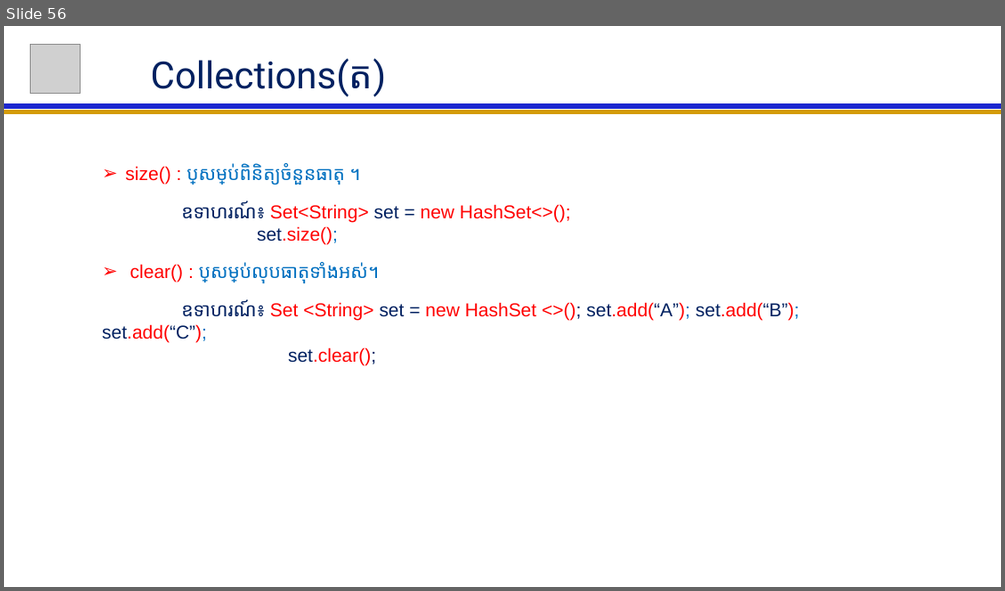
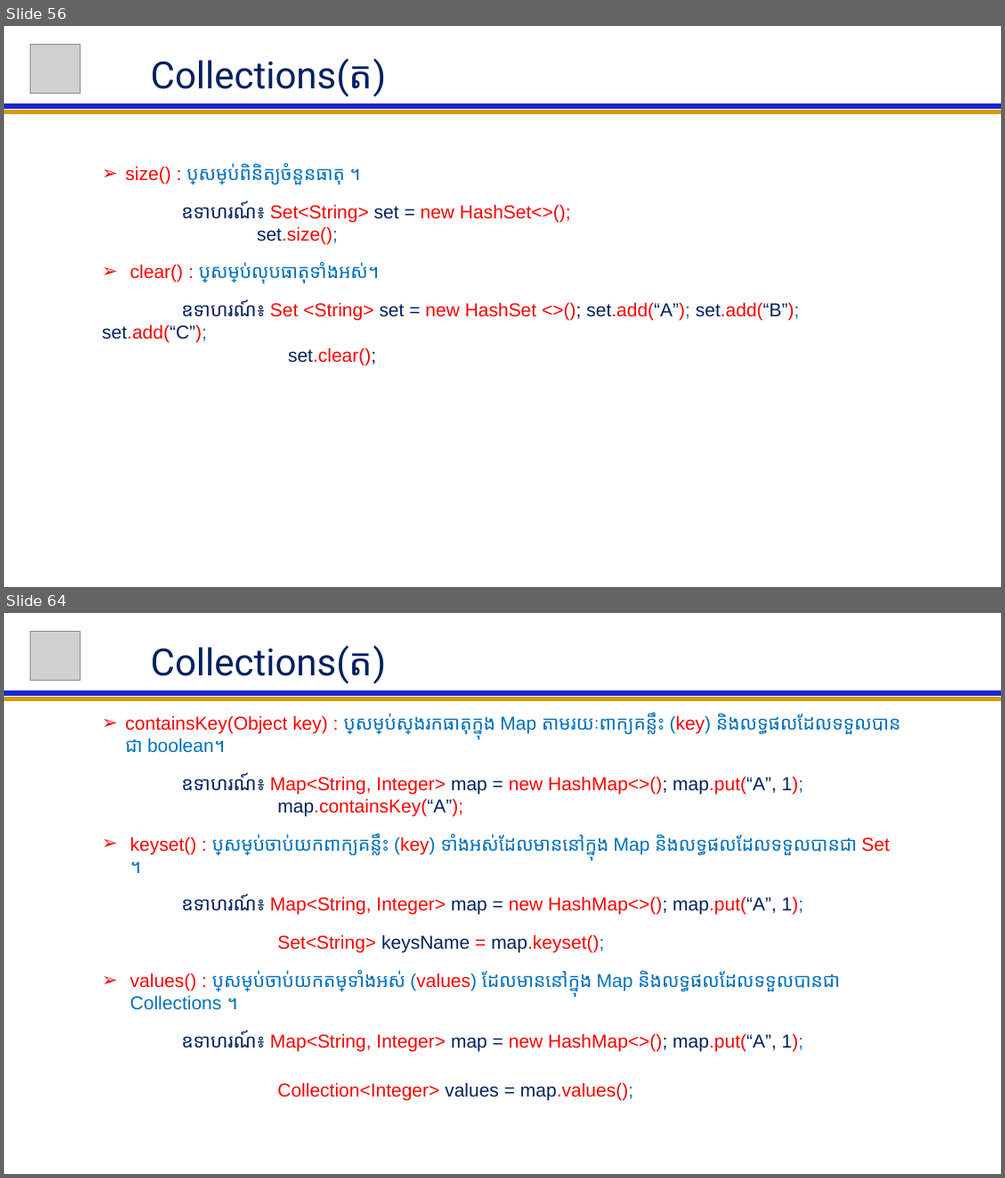
Before and after one commit to NGOUNCHHENGHY/ACLEDA-Java-For-Beginer, a slide deck: Java For Beginer Lession.pptx. Shown one above the other, each under a label of ours: slide 56 before the commit, slides 56 and 64 after it; the slides between them are not shown. The pictures are 1005x591 and 1005x1178 pixels, drawn with LibreOffice and Linux fonts; fonts in the diff are those of the drawing; grey boxes stand for pictures. Boxes give left, top, right and bottom in pixels: in the first picture for what was removed or moved away, otherwise in the second. Text is boxed around its words. In the diff, an @@ line names an element or a change of style, - is before the commit and + after.

```diff
--- a/Java For Beginer Lession.pptx
+++ b/Java For Beginer Lession.pptx
@@ slide 64 added at (4,613,1001,1174), background #FFFFFF @@
@@ picture added at (31,631,81,681) @@
@@ title added at (151,645,386,684), 36 pt, text #002060 @@
+Collections(ត)
@@ line added from (4, 699) to (1001, 699), #D49B06 4.5 pt @@
@@ line added from (4, 693) to (1001, 693), #1C27CF 4.5 pt @@
@@ subtitle added at (125,712,900,1101), 18 pt, text #0070C0 @@
+  ➢ containsKey(Object key) : ប្រើសម្រាប់ស្វែងរកធាតុក្នុង Map តាមរយៈពាក្យគន្លឹះ (key) និងលទ្ធផលដែលទទួលបានជា boolean។
+  ឧទាហរណ៍៖ Map<String, Integer> map = new HashMap<>(); map.put(“A”, 1);
+  map.containsKey(“A”);
+  ➢ keyset() : ប្រើសម្រាប់ចាប់យកពាក្យគន្លឹះ (key) ទាំងអស់ដែលមាននៅក្នុង Map និងលទ្ធផលដែលទទួលបានជា Set ។
+  ឧទាហរណ៍៖ Map<String, Integer> map = new HashMap<>(); map.put(“A”, 1);
+  Set<String> keysName = map.keyset();
+  ➢ values() : ប្រើសម្រាប់ចាប់យកតម្លៃទាំងអស់ (values) ដែលមាននៅក្នុង Map និងលទ្ធផលដែលទទួលបានជា Collections ។
+  ឧទាហរណ៍៖ Map<String, Integer> map = new HashMap<>(); map.put(“A”, 1);
+  Collection<Integer> values = map.values();
```
Also in this commit, not shown: 3 slides changed, 16 other slides added.
